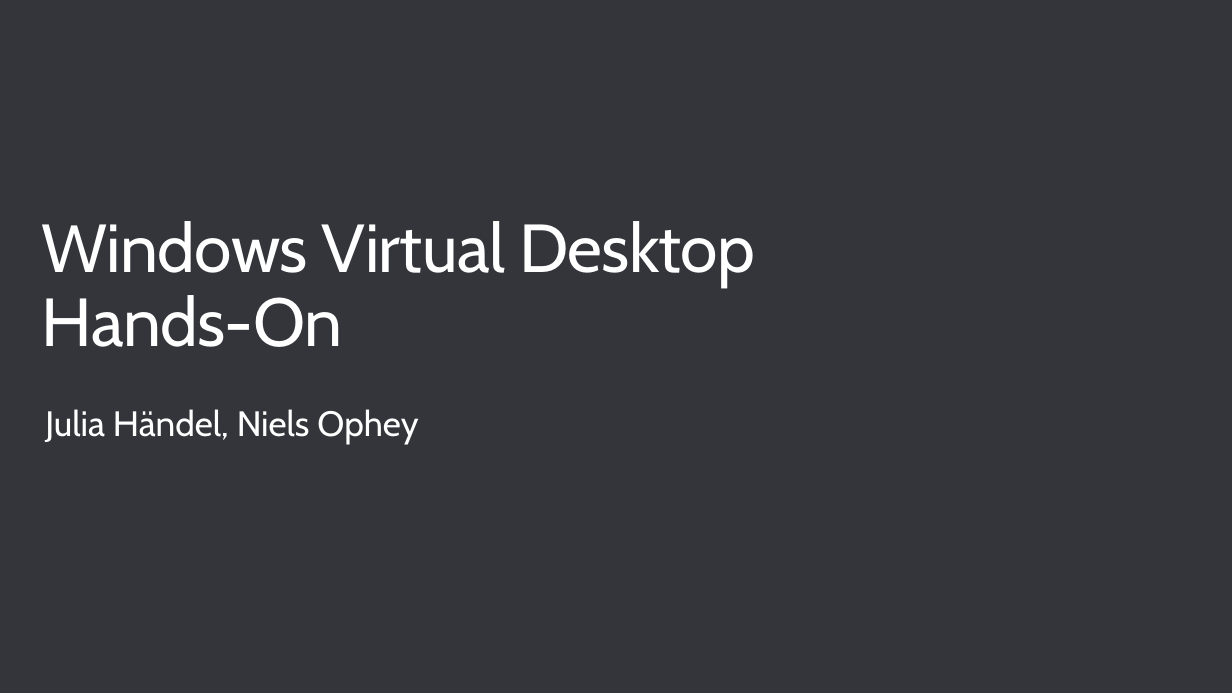
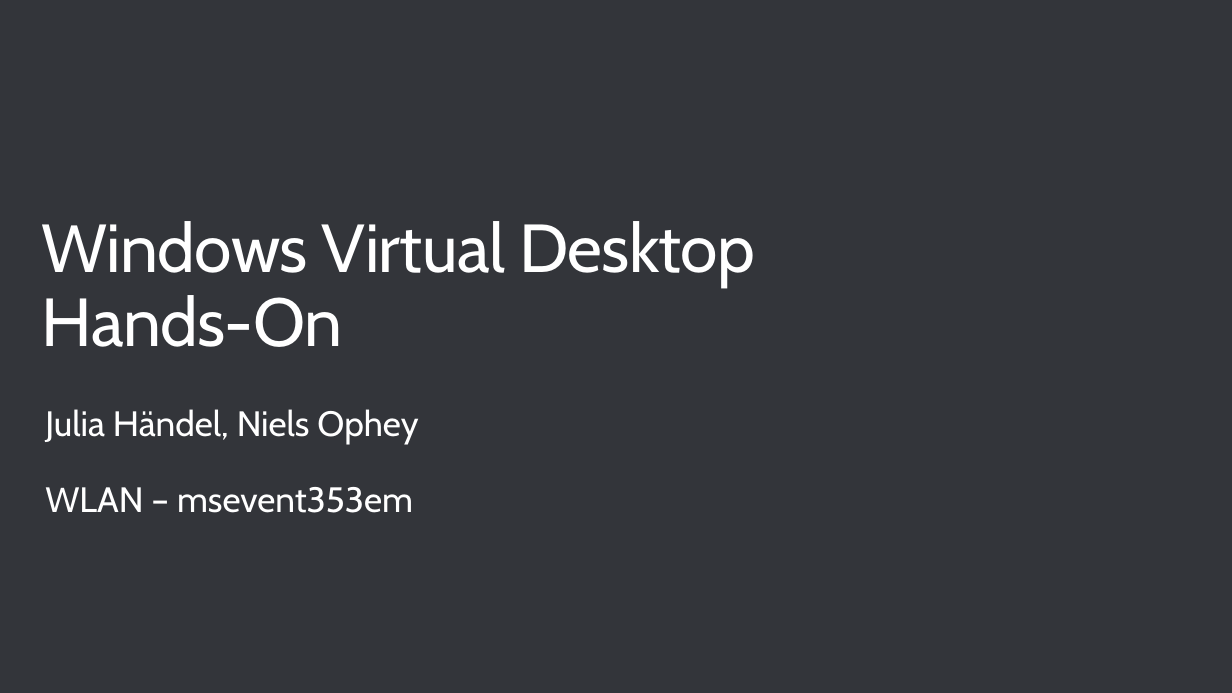
Before and after one commit to CSA-OCP-GER/windows-virtual-desktop, a slide deck: slide 1 of 1_intro/WindowsVirtualDesktop-Hands-On.pptx. Drawn at 1232x693 pixels with LibreOffice and Linux fonts; fonts in the diff are those of the drawing; background and template pictures are left out. Boxes give left, top, right and bottom in pixels: in the first picture for what was removed or moved away, otherwise in the second. Text is boxed around its words. In the diff, an @@ line names an element or a change of style, - is before the commit and + after.

```diff
--- a/1_intro/WindowsVirtualDesktop-Hands-On.pptx
+++ b/1_intro/WindowsVirtualDesktop-Hands-On.pptx
@@ text at (45, 409, 418, 513): text changed @@
-Julia Händel, Niels Ophey
+Julia Händel, Niels Ophey
+WLAN – msevent353em
```
Also in this commit, not shown: 1 slide added.
